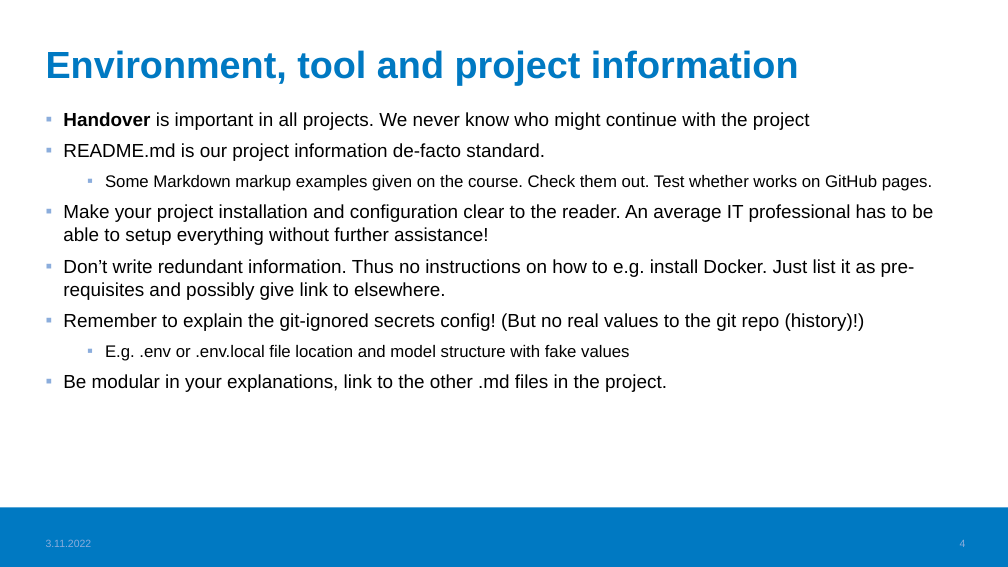
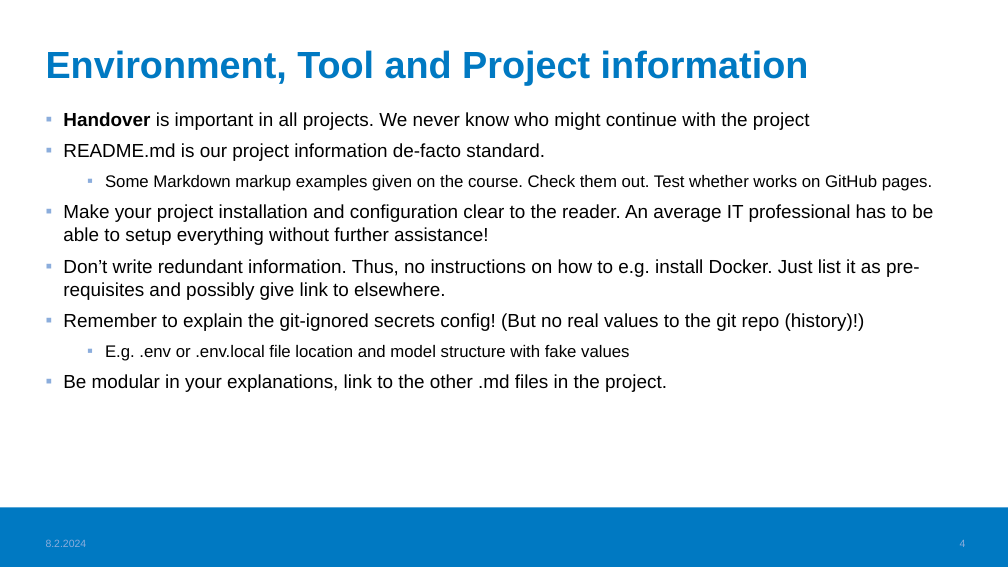
Before and after one commit to haagahelia/ohke-teknologiat, a slide deck: slide 4 of 06_ohjelmistoarkkitehtuurit_ja_patternit/documentation_principles_for_sw_projects.pptx. Drawn at 1008x567 pixels with LibreOffice and Linux fonts; fonts in the diff are those of the drawing; background and template pictures are left out. Boxes give left, top, right and bottom in pixels: in the first picture for what was removed or moved away, otherwise in the second. Text is boxed around its words. In the diff, an @@ line names an element or a change of style, - is before the commit and + after.

```diff
--- a/06_ohjelmistoarkkitehtuurit_ja_patternit/documentation_principles_for_sw_projects.pptx
+++ b/06_ohjelmistoarkkitehtuurit_ja_patternit/documentation_principles_for_sw_projects.pptx
@@ title at <box>46,50,809,86</box>: text changed @@
-Environment, tool and project information
+Environment, Tool and Project information
@@ text at <box>63,259,920,300</box>: text changed @@
-▪ Don’t write redundant information. Thus no instructions on how to e.g. install Docker. Just list it as pre-requisites and possibly give link to elsewhere.
+▪ Don’t write redundant information. Thus, no instructions on how to e.g. install Docker. Just list it as pre-requisites and possibly give link to elsewhere.
@@ text at <box>46,539,87,547</box>: text changed @@
-3.11.2022
+8.2.2024
```
Also in this commit, not shown: 7 other slides changed, 3 other files.
